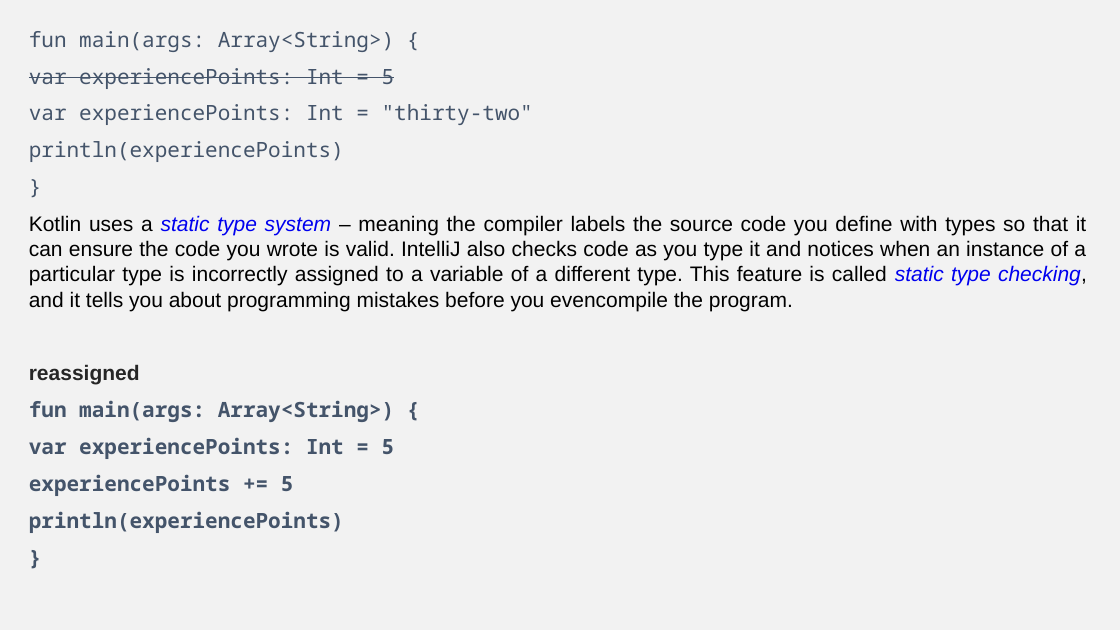
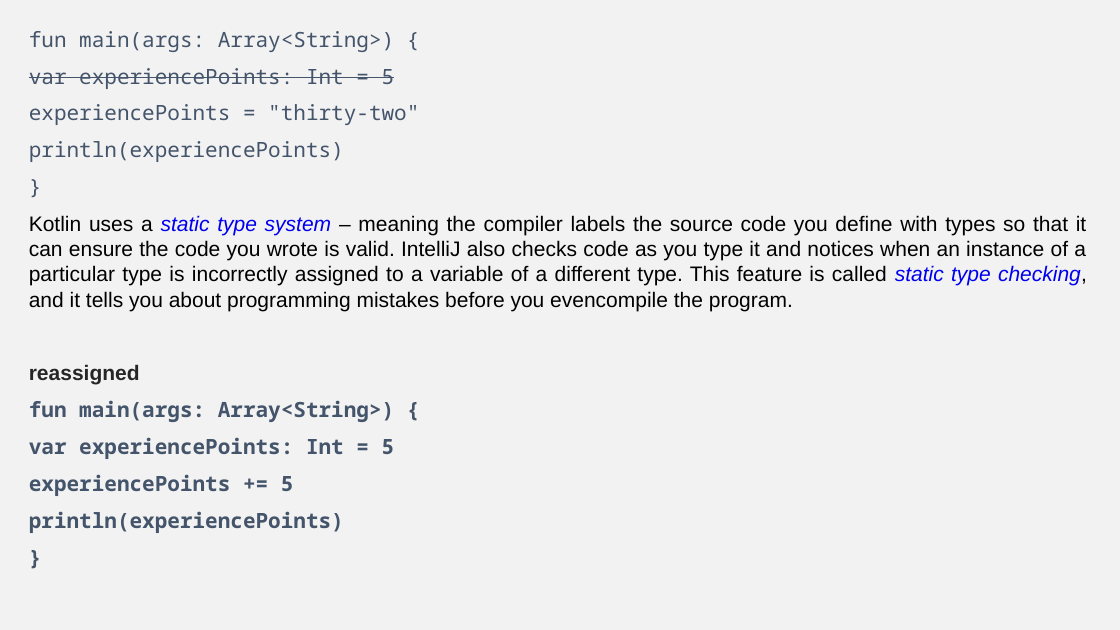
Before and after one commit to CesaCollege/Android, a slide deck: slide 4 of Kotlin/Slides/2-Type.pptx. Drawn at 1120x630 pixels with LibreOffice and Linux fonts; fonts in the diff are those of the drawing. Boxes give left, top, right and bottom in pixels: in the first picture for what was removed or moved away, otherwise in the second. Text is boxed around its words. In the diff, an @@ line names an element or a change of style, - is before the commit and + after.

```diff
--- a/Kotlin/Slides/2-Type.pptx
+++ b/Kotlin/Slides/2-Type.pptx
@@ text at (29, 104, 419, 125): text changed @@
-var experiencePoints: Int = "thirty-two"
+experiencePoints = "thirty-two"
```
Also in this commit, not shown: 2 other files.
